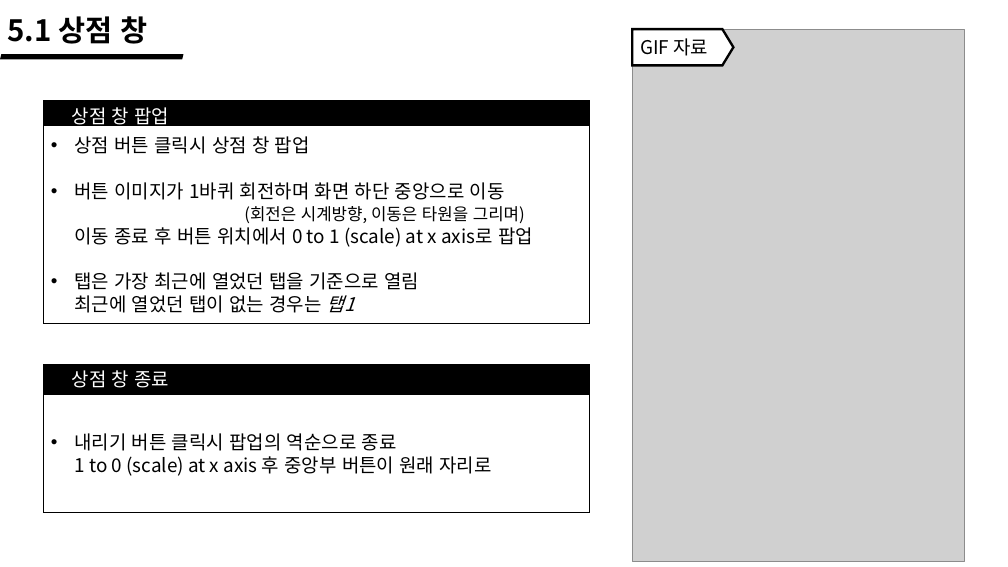
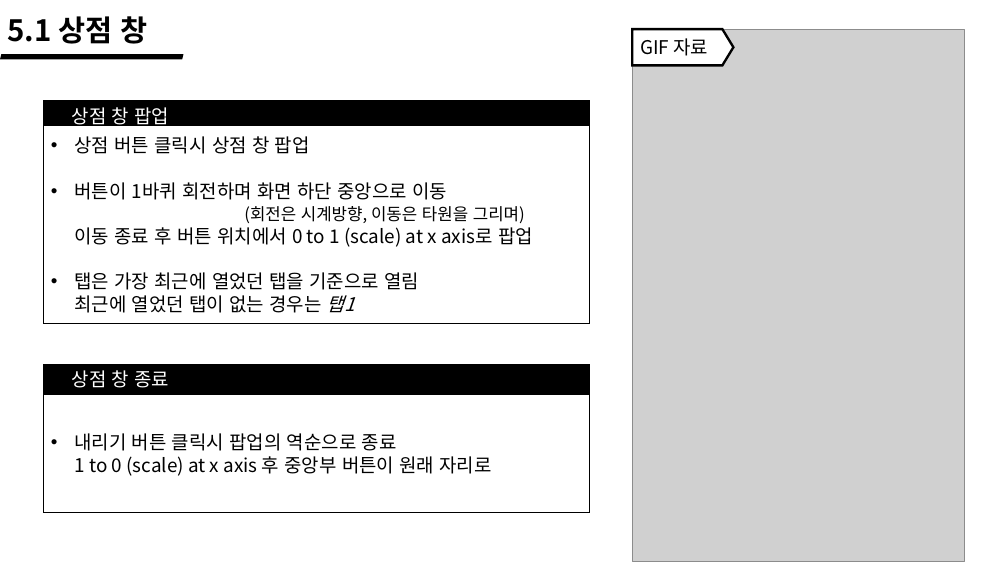
Before and after one commit to wlrud753/CarryCarrot, a slide deck: slide 26 of 기획서/당근키우기 시스템.pptx. Drawn at 1008x567 pixels with LibreOffice and Linux fonts; fonts in the diff are those of the drawing; grey boxes stand for pictures. Boxes give left, top, right and bottom in pixels: in the first picture for what was removed or moved away, otherwise in the second. Text is boxed around its words. In the diff, an @@ line names an element or a change of style, - is before the commit and + after.

```diff
--- a/기획서/당근키우기 시스템.pptx
+++ b/기획서/당근키우기 시스템.pptx
@@ text in rectangle at (x1=74, y1=182, x2=533, y2=247): text changed @@
-• 버튼 이미지가 1바퀴 회전하며 화면 하단 중앙으로 이동
-  (회전은 시계방향, 이동은 타원을 그리며)
-  이동 종료 후 버튼 위치에서 0 to 1 (scale) at x axis로 팝업
+• 버튼이 1바퀴 회전하며 화면 하단 중앙으로 이동
+  (회전은 시계방향, 이동은 타원을 그리며)
+  이동 종료 후 버튼 위치에서 0 to 1 (scale) at x axis로 팝업
```
Also in this commit, not shown: 1 other slide changed, 1 slide added, 7 other files.
